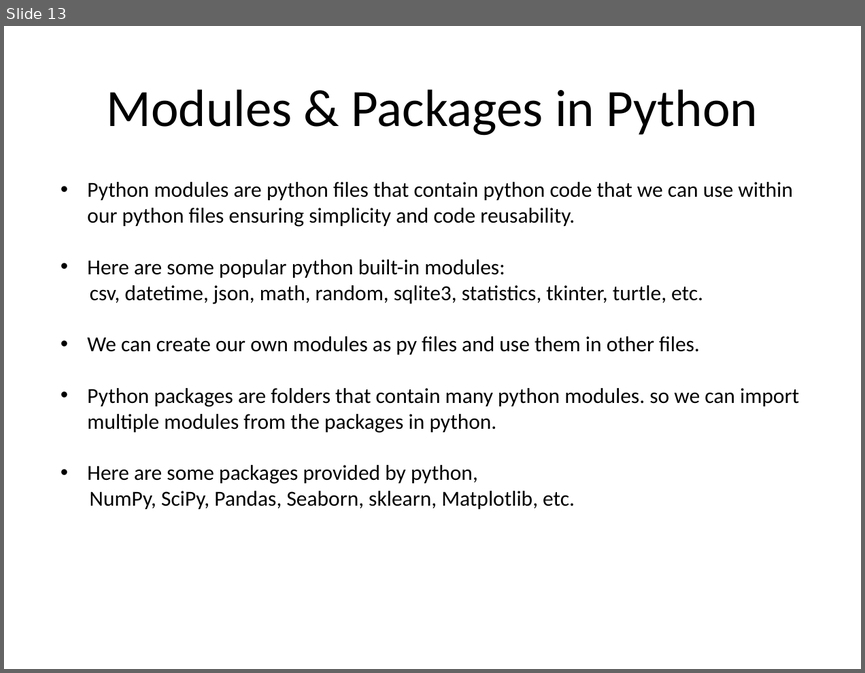
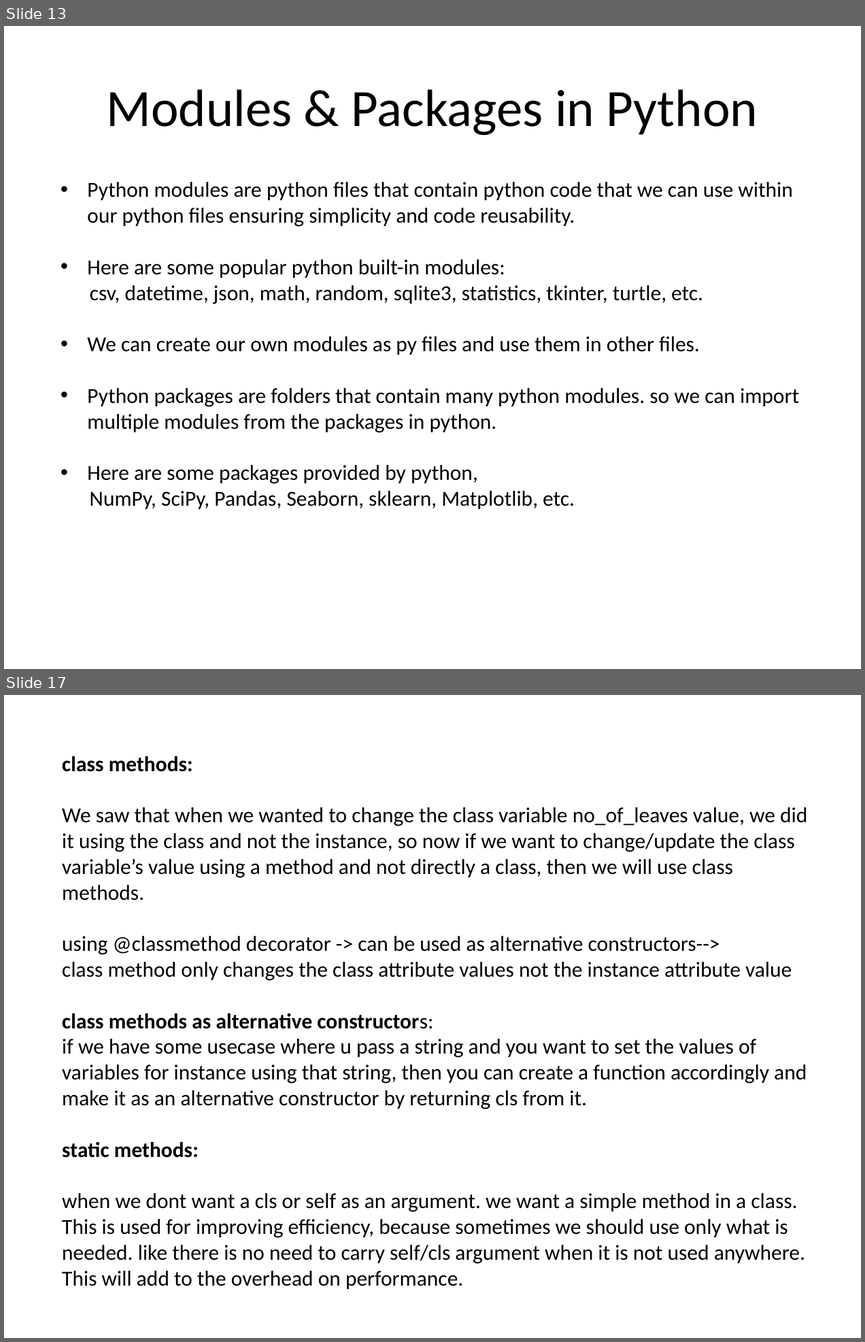
Before and after one commit to RiyaMittal/pythonSessions, a slide deck: Python Language.pptx. Shown one above the other, each under a label of ours: slide 13 before the commit, slides 13 and 17 after it; the slides between them are not shown. The pictures are 865x673 and 865x1342 pixels, drawn with LibreOffice and Linux fonts; fonts in the diff are those of the drawing. Boxes give left, top, right and bottom in pixels: in the first picture for what was removed or moved away, otherwise in the second. Text is boxed around its words. In the diff, an @@ line names an element or a change of style, - is before the commit and + after.

```diff
--- a/Python Language.pptx
+++ b/Python Language.pptx
@@ slide 17 added at bbox=[4, 695, 861, 1338], background #FFFFFF @@
@@ text added at bbox=[62, 756, 807, 1289], 18 pt, text #000000 @@
+class methods:
+We saw that when we wanted to change the class variable no_of_leaves value, we did it using the class and not the instance, so now if we want to change/update the class variable’s value using a method and not directly a class, then we will use class methods.
+using @classmethod decorator -> can be used as alternative constructors-->
+class method only changes the class attribute values not the instance attribute value
+class methods as alternative constructors:
+if we have some usecase where u pass a string and you want to set the values of variables for instance using that string, then you can create a function accordingly and make it as an alternative constructor by returning cls from it.
+static methods:
+when we dont want a cls or self as an argument. we want a simple method in a class.
+This is used for improving efficiency, because sometimes we should use only what is needed. like there is no need to carry self/cls argument when it is not used anywhere.
+This will add to the overhead on performance.
```
Also in this commit, not shown: 5 other slides added, 13 other files.
